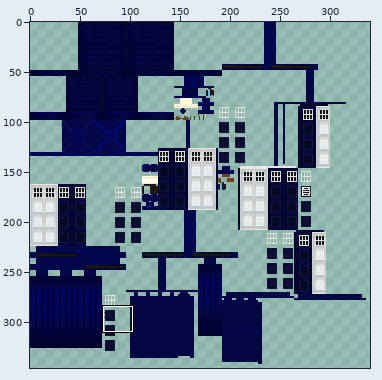
One commit to this sprite sheet: src/main/resources/assets/awt/textures/blockentities/exteriors/policebox/policebox.png. The picture above shows the old version from afar; the outline marks the close-up.
Close-up. Old version:
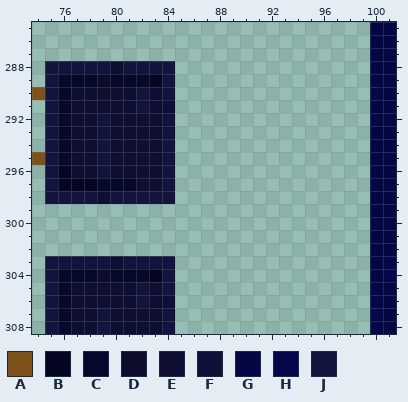
The file is 512x512 pixels. Pixels under 10% opacity are left out. Colours within 5 levels of each other are drawn and written as one. Shown: x 74..101, y 285..308. The wide view leaves out empty margins.
Palette (. is transparent): A #7e511a  B #050722  C #06082c  D #0c0d2b  E #0e0d32  F #0e1038  G #040743  H #04074a  J #12143e
Pixels before, first column x 74:
285 ..........................GG
286 ..........................GG
287 ..........................GG
288 .JJJJJEJJJJ...............GG
289 .JCCCDCCCBJ...............GG
290 AJCEEEEEJEJ...............HG
291 .JCEEEEEJEF...............GG
292 .JCEEJEEEEJ...............GG
293 .JCEEJEEEEJ...............GG
294 .JCEEJEEEEJ...............GG
295 AJCEEJEEEEJ...............GG
296 .JBEEJEEEEJ...............GG
297 .JBBBCCCEEJ...............GG
298 .JJJJEJJJJJ...............GG
299 ..........................GG
300 ..........................GG
301 ..........................GG
302 ..........................GG
303 .JJJJJEJJJJ...............GH
304 .JCCCDCCCBJ...............GH
305 .JCEEEEEJEJ...............HG
306 .JCEEEEEJEF...............HG
307 .JCEEJEEEEJ...............HG
308 .JCEEJEEEEJ...............HG
The same view after the edit:
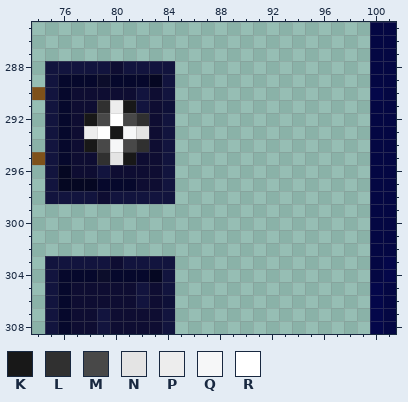
Colours new in this view: K #181818  L #303030  M #484848  N #e4e4e4  P #ededed  Q #f6f7f8  R #ffffff
The commit says: Left box stuff
Diff:
Changed rows in their new state; - is an unchanged pixel.
first column x 78:
291 -LPK-
292 KMRML
293 PRKQN
294 KMQML
295 -LNK-
Where, in picture pixels (left, top, right, bottom), the same in both close-ups:
changed: (84, 100, 149, 165)
